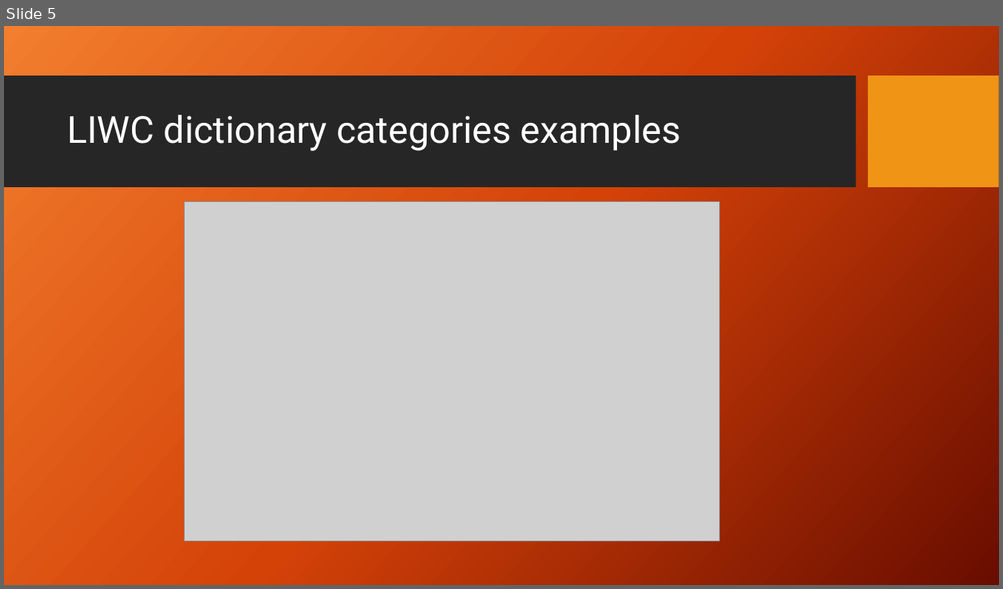
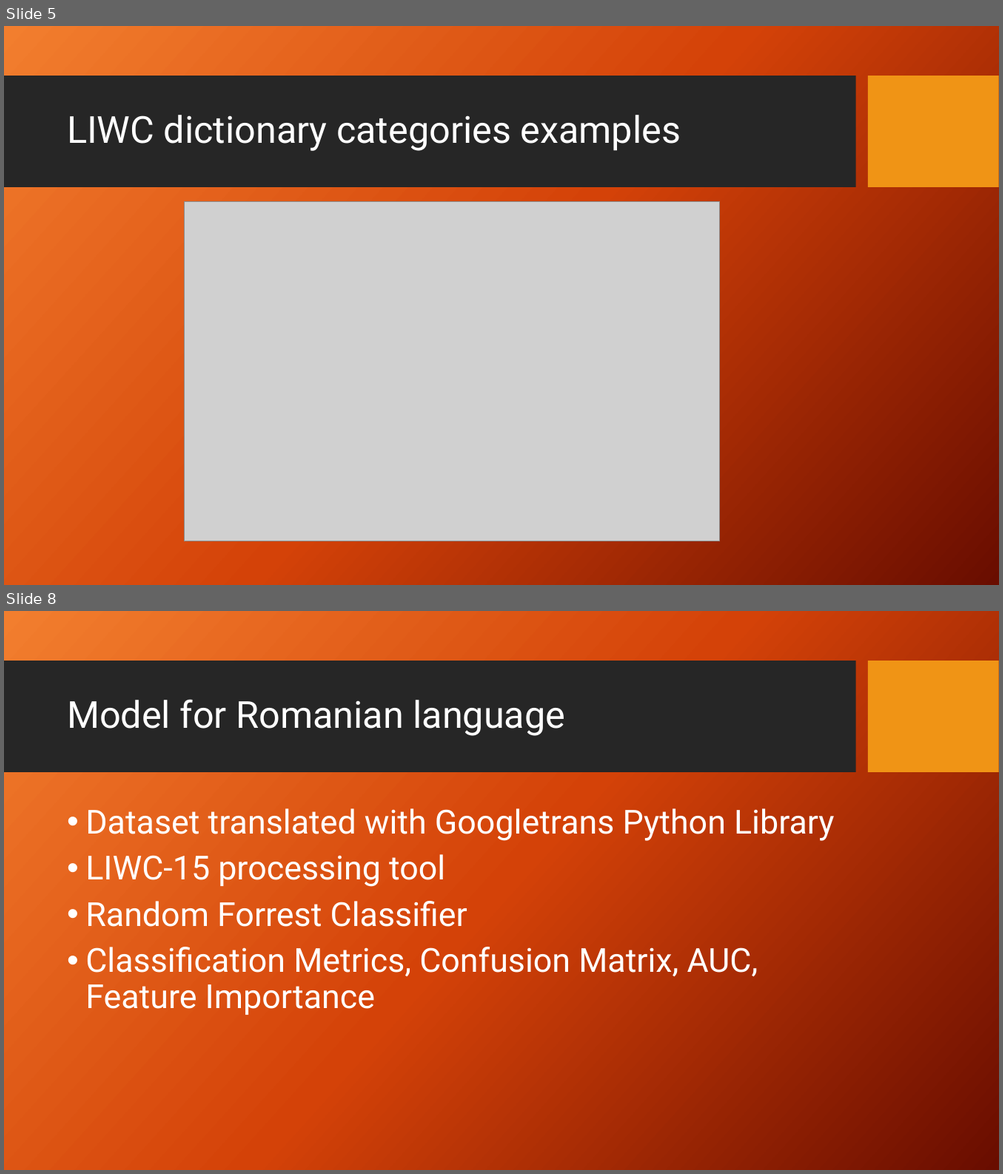
Before and after one commit to Dinica-Mircea/Depression-signs-detection, a slide deck: Documents/TRSI/presentation/Cross-Linguistic Analysis for Depression Detection.pptx. Shown one above the other, each under a label of ours: slide 5 before the commit, slides 5 and 8 after it; the slides between them are not shown. The pictures are 1003x589 and 1003x1174 pixels, drawn with LibreOffice and Linux fonts; fonts in the diff are those of the drawing; grey boxes stand for pictures; background and template pictures are left out. Boxes give left, top, right and bottom in pixels: in the first picture for what was removed or moved away, otherwise in the second. Text is boxed around its words. In the diff, an @@ line names an element or a change of style, - is before the commit and + after.

```diff
--- a/Documents/TRSI/presentation/Cross-Linguistic Analysis for Depression Detection.pptx
+++ b/Documents/TRSI/presentation/Cross-Linguistic Analysis for Depression Detection.pptx
@@ slide 8 added at (x1=4, y1=611, x2=999, y2=1170), background picture (left out); not listed: 2 template elements that a slide beside it also shows @@
@@ title added at (x1=67, y1=699, x2=565, y2=736), 36 pt, text #FFFFFF @@
+Model for Romanian language
@@ text added at (x1=85, y1=809, x2=834, y2=1015), 32 pt, text #FFFFFF @@
+• Dataset translated with Googletrans Python Library
+• LIWC-15 processing tool
+• Random Forrest Classifier
+• Classification Metrics, Confusion Matrix, AUC, Feature Importance
```
Also in this commit, not shown: 2 slides changed, 6 other slides added, 1 slide removed.
